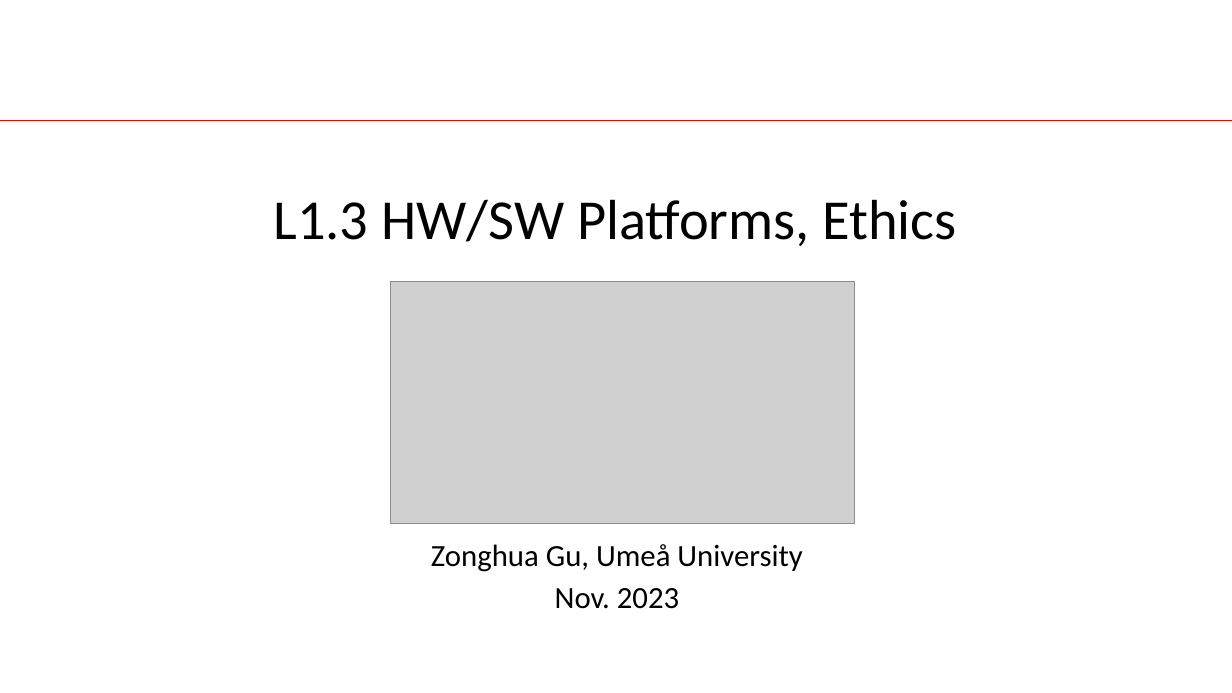
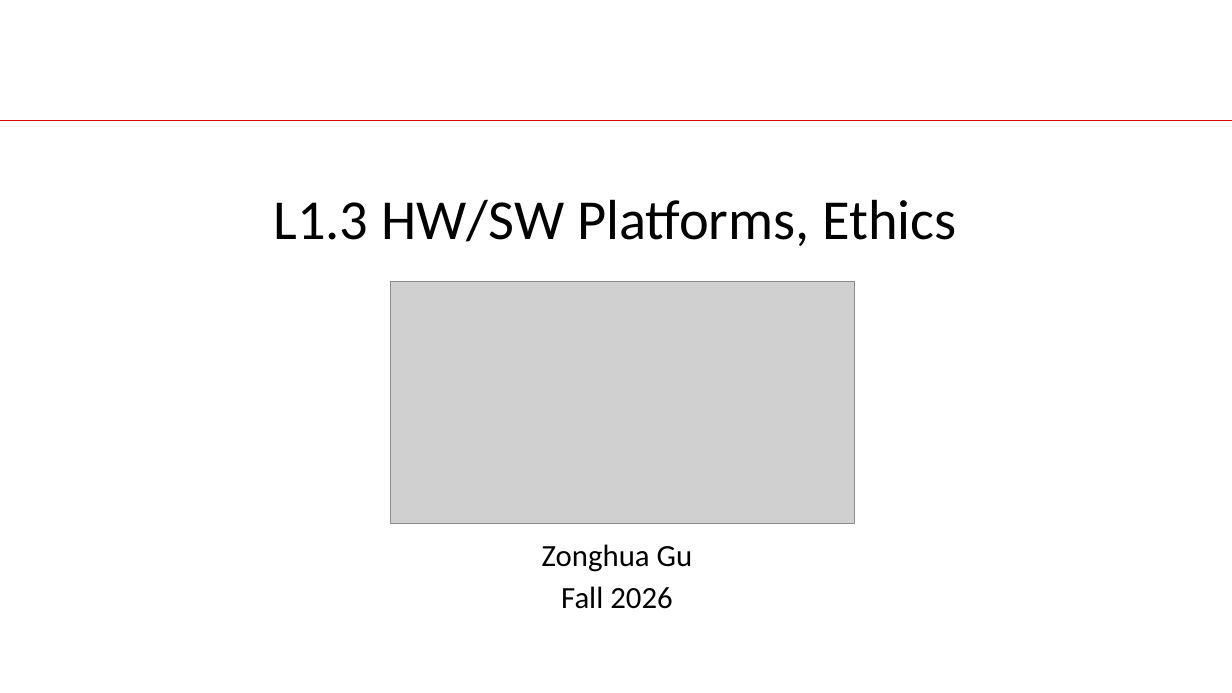
Before and after one commit to guhofstra/CSC144V, a slide deck: slide 1 of PPTs/L1.3 HWSW Platforms Ethics.pptx. Drawn at 1232x693 pixels with LibreOffice and Linux fonts; fonts in the diff are those of the drawing; grey boxes stand for pictures. Boxes give left, top, right and bottom in pixels: in the first picture for what was removed or moved away, otherwise in the second. Text is boxed around its words. In the diff, an @@ line names an element or a change of style, - is before the commit and + after.

```diff
--- a/PPTs/L1.3 HWSW Platforms Ethics.pptx
+++ b/PPTs/L1.3 HWSW Platforms Ethics.pptx
@@ text at (542,544,693,609): text changed @@
-Zonghua Gu, Umeå University
-Nov. 2023
+Zonghua Gu
+Fall 2026
```
Also in this commit, not shown: 1 slide added, 31 other files.
